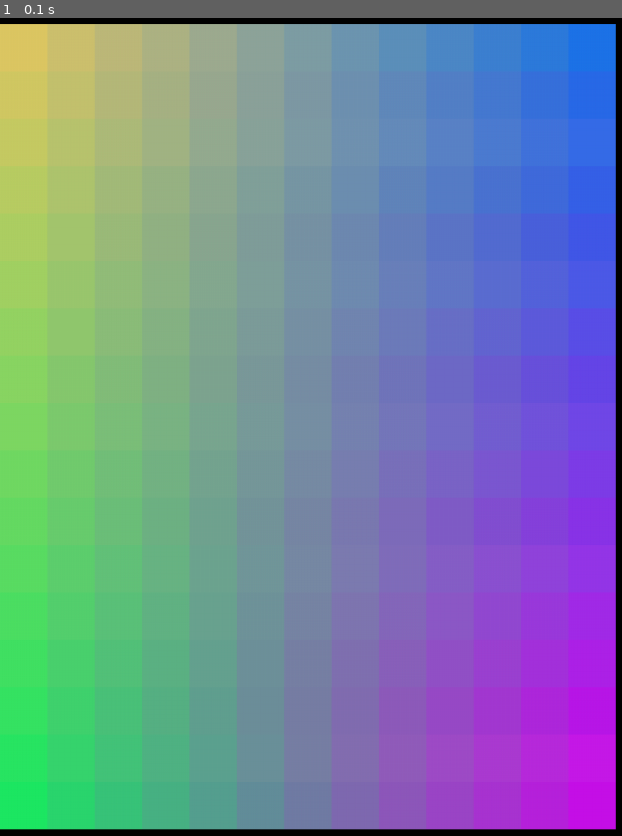
Above: before the commit, frame 1.
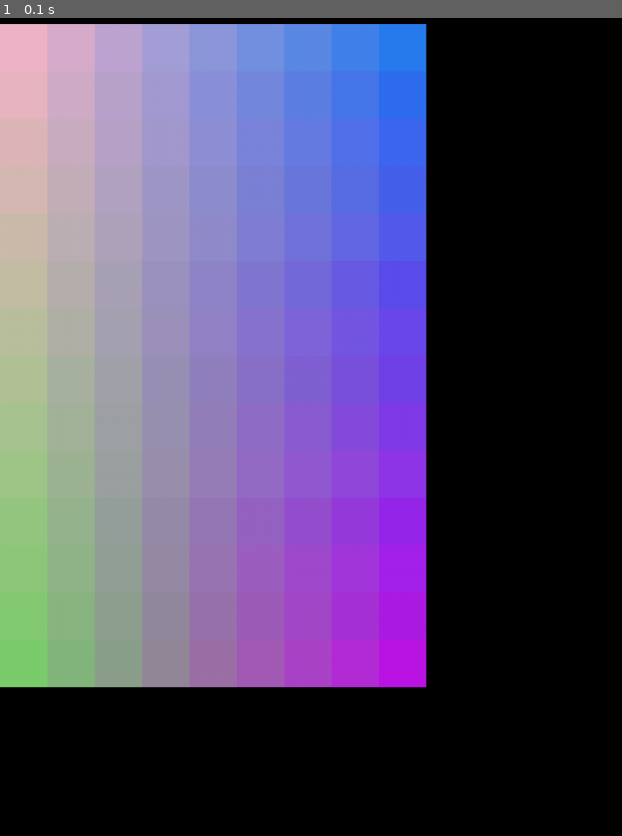
Above: after the commit, the same moment.

Repository: Angelina-ainel/PyGame-Project
Game: pygame game, started from field.py
Two runs of this game, one before a commit and one after it. Both use one fixed random seed, a clock stepped at 60 frames per second and the inputs below.
Inputs:
- Up to frame 1 (0.1 s): no input

The runs differ from the first frame. In frame 1, 98% of the frame differs, in the area x 0-100%, y 0-100%.

Commit message:
testing some ways, hope I'll figure out how to do this task as soon as possible(

Diff:
--- a/field.py
+++ b/field.py
@@ -1,6 +1,7 @@
 import pygame as pg
 import numpy as np
 from PIL import ImageColor
+import random
 
 
 class Element(pg.sprite.Sprite):
@@ -70,11 +71,12 @@
 if __name__ == '__main__':
     pg.init()
     screen = pg.display.set_mode((950, 950))
-    lt = np.array((222, 200, 100))
+    lt = np.array((241, 180, 200))
     rt = np.array((16, 117, 249))
-    lb = np.array((34, 244, 111))
-    rb = np.array((230, 11, 255))
-    level = Field(13, 16, lt, rt, lb, rb)
+    lb = np.array((130, 210, 120))
+    rb = np.array((200, 11, 255))
+
+    level = Field(9, 13, lt, rt, lb, rb)
     level.set_view(0, 75, 50)
     running = True
     level.render()
--- /dev/null
+++ b/testing.py
@@ -0,0 +1,4 @@
+import numpy as np
+a = np.array([[241, 180, 200], [6, 4, 6], [57567, 393, 575]])
+a.flatten('K')
+print(a)
